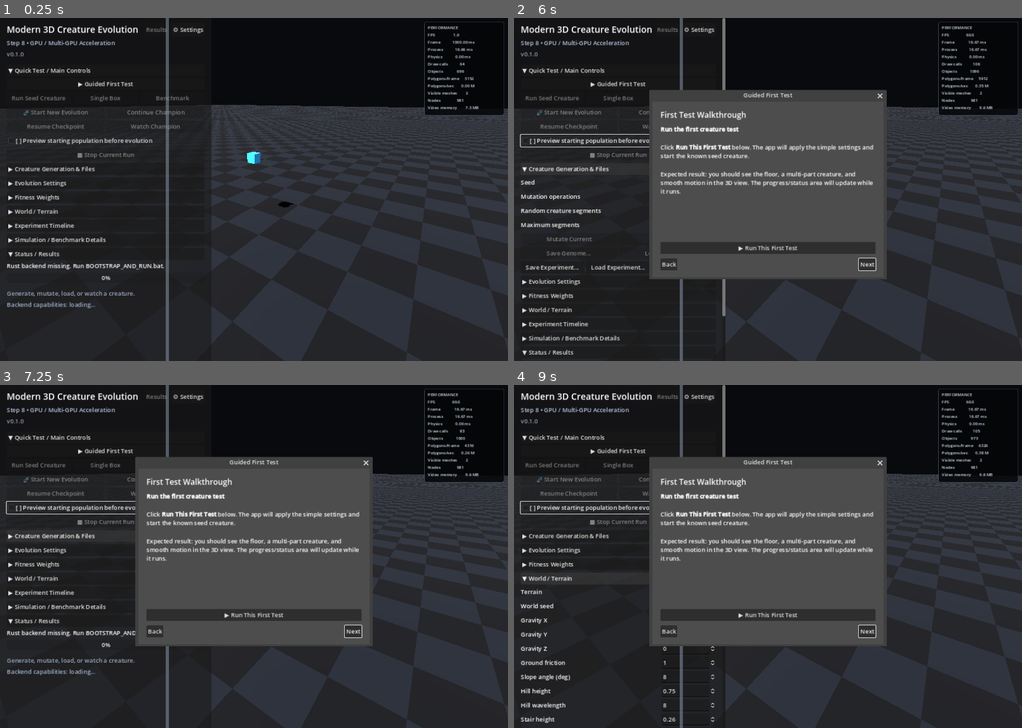
Above: before the commit, frames 1-4 (two rows, left to right).
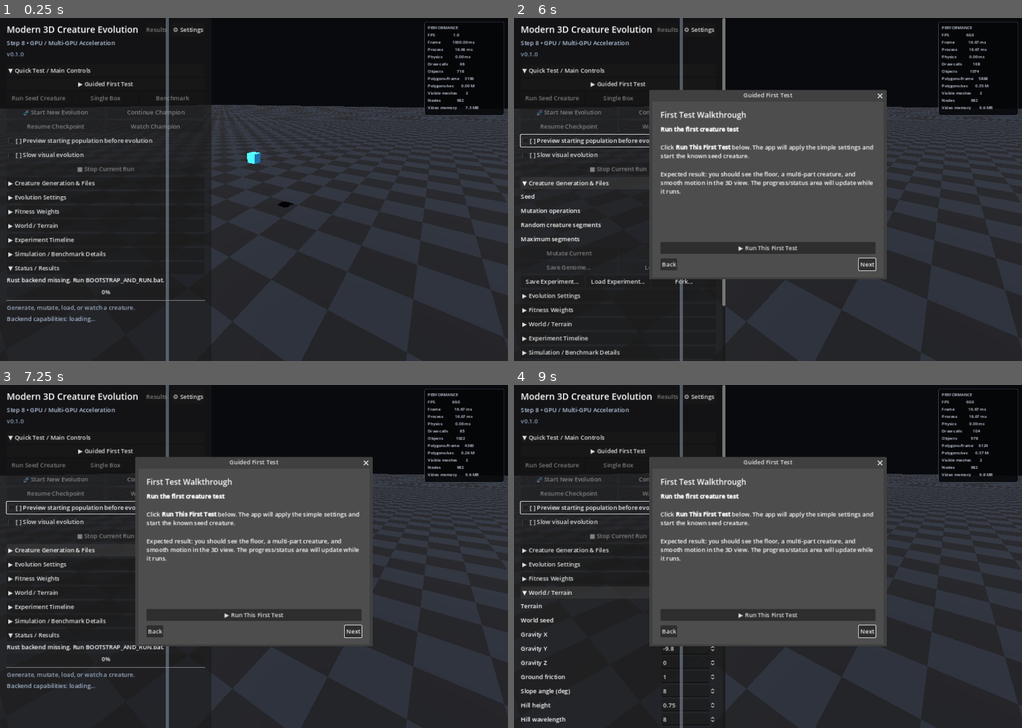
Above: after the commit, the same moments.

Repository: Quest79/Modern-3D-Creature-Evolution
Game: Godot game, scene res://main.tscn
The game is run twice, just before and just after one commit, with the same random seed, the same clock (stepped at 60 frames per second) and the same inputs.
Inputs (mouse positions are in pixels of both pictures, inside the frame that each line leads up to):
- Up to frame 1 (0.25 s): no input
- Up to frame 2 (6 s): click (620, 155) at 0.5 s, where only the run after the commit has a clickable "[ ] Slow visual evolution"; click (620, 155) at 1.25 s, where only the run after the commit has a clickable "[X] Slow visual evolution"; click "▶ Guided First Test" at 2 s; click "Next" at 2.75 s; click "Next" at 3.5 s; click "[ ] Preview starting populati…" at 4.25 s; click "[X] Preview starting populati…" at 5 s; click "▶ Creature Generation & Files" at 5.75 s
- Up to frame 3 (7.25 s): click "▼ Creature Generation & Files" at 6.5 s
- Up to frame 4 (9 s): click "▶ Fitness Weights" at 7.25 s; click "▼ Fitness Weights" at 8 s; click "▶ World / Terrain" at 8.75 s

The runs differ from the first frame. In frame 1, 2.5% of the frame differs, in the area x 1-94%, y 12-89%; in frame 2, 2.1%; in frame 3, 2.4%; in frame 4, 1.4%.

Commit message:
Add slow visual evolution mode to Godot UI

Diff:
--- a/apps/godot/main.gd
+++ b/apps/godot/main.gd
@@ -85,6 +85,7 @@
 var _resume_evolution_button: Button
 var _watch_champion_button: Button
 var _population_preview_check: CheckBox
+var _slow_visual_check: CheckBox
 var _population_preview_continue_button: Button
 var _stop_button: Button
 var _settings_button: Button
@@ -147,9 +148,19 @@
 var _current_mutation_count := 0
 var _has_evolution_champion := false
 var _preview_population_before_evolution := false
+var _slow_visual_mode := false
 var _population_preview_active := false
 var _population_preview_multimesh: MultiMeshInstance3D
 var _population_preview_instance_count := 0
+var _population_preview_offsets: Array = []
+var _population_preview_sizes: Array = []
+var _population_preview_creature_ranges: Array = []
+var _population_visual_frames: Array = []
+var _population_visual_active := false
+var _population_visual_clock := 0.0
+var _population_visual_duration := 0.0
+var _population_visual_generation := 0
+var _population_visual_frame_index := 0
 var _pending_evolution_args := PackedStringArray()
 var _pending_evolution_label := ""
 var _champion_world: Dictionary = {}
@@ -305,6 +316,7 @@
 
 func _process(delta: float) -> void:
     _update_camera_movement(delta)
+    _update_population_visual(delta)
 
     _performance_update_accumulator += delta
     if _performance_update_accumulator >= 0.1:
@@ -765,6 +777,16 @@
     _population_preview_check.toggled.connect(_on_population_preview_toggled)
     quick_section.add_child(_population_preview_check)
 
+    _slow_visual_check = CheckBox.new()
+    _slow_visual_check.button_pressed = _slow_visual_mode
+    _slow_visual_check.text = _slow_visual_checkbox_text(_slow_visual_mode)
+    _slow_visual_check.tooltip_text = (
+        "Show every evaluated generation running together on the population grid "
+        + "for the full simulation duration before evolution continues."
+    )
+    _slow_visual_check.toggled.connect(_on_slow_visual_toggled)
+    quick_section.add_child(_slow_visual_check)
+
     _population_preview_continue_button = Button.new()
     _population_preview_continue_button.text = "▶ Continue Evolution"
     _population_preview_continue_button.tooltip_text = (
@@ -3355,6 +3377,13 @@
             _preview_population_before_evolution
         )
     )
+    _slow_visual_mode = bool(
+        config.get_value(
+            "evolution",
+            "slow_visual_mode",
+            _slow_visual_mode
+        )
+    )
     _trial_aggregation = str(
         config.get_value("evolution", "trial_aggregation", _trial_aggregation)
     )
@@ -3479,6 +3508,7 @@
         "preview_starting_population",
         _preview_population_before_evolution
     )
+    config.set_value("evolution", "slow_visual_mode", _slow_visual_mode)
     config.set_value("evolution", "trial_aggregation", _trial_aggregation)
     config.set_value(
         "evolution",
@@ -4017,6 +4047,12 @@
         "--experiment-name", _experiment_name,
     ])
     args.append_array(_accelerator_cli_args())
+    if _slow_visual_mode:
+        args.append("--slow-visual")
+        args.append_array(PackedStringArray([
+            "--visual-output", _runtime_path("population_visual.json"),
+            "--visual-sample-hz", "10.0",
+        ]))
 
     if continue_current:
         var parent_path := _runtime_path("evolution_parent.json")
@@ -5908,6 +5944,9 @@
         _population_preview_check.text = _population_preview_checkbox_text(
             _preview_population_before_evolution
         )
+    if _slow_visual_check != null:
+        _slow_visual_check.disabled = false
+        _slow_visual_check.text = _slow_visual_checkbox_text(_slow_visual_mode)
     if _population_preview_continue_button != null:
         _population_preview_continue_button.visible = false
     _stop_button.disabled = true
@@ -5952,6 +5991,8 @@
     _watch_champion_button.disabled = disabled or not _has_evolution_champion
     if _population_preview_check != null:
         _population_preview_check.disabled = disabled
+    if _slow_visual_check != null:
+        _slow_visual_check.disabled = disabled
     _save_button.disabled = disabled or _current_genome.is_empty()
     _save_experiment_button.disabled = disabled
     _load_experiment_button.disabled = disabled
@@ -6043,6 +6084,48 @@
             )
             _finish_job_controls()
 
+        "population_visual_ready":
+            var visual_file := str(event.get("visual_file", ""))
+            var visual_data := _load_population_visual_file(visual_file)
+            if visual_data.is_empty():
+                _set_status("Slow visual mode could not load the population trajectory.")
+                return
+
+            var visual_genomes = visual_data.get("genomes", [])
+            var visual_frames = visual_data.get("frames", [])
+            if typeof(visual_genomes) != TYPE_ARRAY or typeof(visual_frames) != TYPE_ARRAY:
+                _set_status("Slow visual mode received an invalid trajectory.")
+                return
+
+            _build_world_from_geometry(event.get("world_geometry", []))
+            _show_population_preview(visual_genomes, -1)
+            _population_visual_frames = visual_frames
+            _population_visual_clock = 0.0
+            _population_visual_duration = float(
+                visual_data.get(
+                    "duration_seconds",
+                    event.get("duration_seconds", _seconds_spin.value)
+                )
+            )
+            _population_visual_generation = int(event.get("generation", 0))
+            _population_visual_frame_index = 0
+            _population_visual_active = not _population_visual_frames.is_empty()
+            if _population_visual_active:
+                _apply_population_visual_frame_pair(
+                    _population_visual_frames[0],
+                    _population_visual_frames[0],
+                    0.0
+                )
+            _set_status(
+                "Slow visual • Generation %d / %d • %s creatures • %.1f s real-time test"
+                % [
+                    _population_visual_generation,
+                    int(event.get("generations", 0)),
+                    str(event.get("population", 0)),
+                    _population_visual_duration,
+                ]
+            )
+
         "evolution_started":
             _build_world_from_geometry(event.get("world_geometry", []))
             _progress_bar.value = 0
@@ -6066,7 +6149,8 @@
             if champion_file != "" and _load_genome_file(champion_file):
                 _current_genome_source = "generation %d champion" % generation
                 _probe_mesh.visible = false
-                _build_creature_from_genome(_current_genome)
+                if not _slow_visual_mode:
+                    _build_creature_from_genome(_current_genome)
 
             var best_metrics: Dictionary = event.get("best_metrics", {})
             var effective_world_value = event.get("effective_world", {})
@@ -6132,6 +6216,8 @@
             )
 
         "evolution_complete":
+            _reset_population_visual()
+            _clear_population_preview()
             var completed_checkpoint := _evolution_checkpoint_path()
             if FileAccess.file_exists(completed_checkpoint):
                 DirAccess.remove_absolute(completed_checkpoint)
@@ -6213,6 +6299,8 @@
             _finish_job_controls()
 
         "evolution_error":
+            _reset_population_visual()
+            _clear_population_preview()
             _progress_bar.value = 0
             _set_status("Evolution error: %s" % str(event.get("message", "unknown error")))
             _metrics.text = (
@@ -6573,6 +6661,17 @@
     _save_settings()
 
 
+func _slow_visual_checkbox_text(enabled: bool) -> String:
+    return "[X] Slow visual evolution" if enabled else "[ ] Slow visual evolution"
+
+
+func _on_slow_visual_toggled(enabled: bool) -> void:
+    _slow_visual_mode = enabled
+    if _slow_visual_check != null:
+        _slow_visual_check.text = _slow_visual_checkbox_text(enabled)
+    _save_settings()
+
+
 func _on_population_preview_continue_pressed() -> void:
     if not _population_preview_active or _pending_evolution_args.is_empty():
         return
@@ -6652,6 +6751,9 @@
 
     var spacing := maxf(3.0, maximum_span * 2.2 + 1.0)
     var rows := int(ceil(float(genomes.size()) / float(columns)))
+    _population_preview_offsets.clear()
+    _population_preview_sizes.clear()
+    _population_preview_creature_ranges.clear()
 
     var preview_mesh := BoxMesh.new()
     preview_mesh.size = Vector3.ONE
@@ -6686,6 +6788,8 @@
             0.0,
             (float(row) - float(rows - 1) * 0.5) * spacing
         )
+        _population_preview_offsets.append(offset)
+        var creature_start_index := instance_index
 
         for segment_value in genome.get("segments", []):
             if typeof(segment_value) != TYPE_DICTIONARY:
@@ -6707,6 +6811,7 @@
                 float(initial[1]),
                 float(initial[2])
             )
+            _population_preview_sizes.append(size)
 
             multimesh.set_instance_transform(
                 instance_index,
@@ -6721,6 +6826,10 @@
             multimesh.set_instance_color(instance_index, color)
             instance_index += 1
 
+        _population_preview_creature_ranges.append(
+            [creature_start_index, instance_index]
+        )
+
     if instance_index < total_segments:
         multimesh.visible_instance_count = instance_index
 
@@ -6732,6 +6841,164 @@
         _population_preview_multimesh.queue_free()
     _population_preview_multimesh = null
     _population_preview_instance_count = 0
+    _population_preview_offsets.clear()
+    _population_preview_sizes.clear()
+    _population_preview_creature_ranges.clear()
+
+
+
+func _load_population_visual_file(path: String) -> Dictionary:
+    if path.is_empty() or not FileAccess.file_exists(path):
+        return {}
+    var file := FileAccess.open(path, FileAccess.READ)
+    if file == null:
+        return {}
+    var parsed = JSON.parse_string(file.get_as_text())
+    file.close()
+    return parsed if typeof(parsed) == TYPE_DICTIONARY else {}
+
+
+func _reset_population_visual() -> void:
+    _population_visual_frames.clear()
+    _population_visual_active = false
+    _population_visual_clock = 0.0
+    _population_visual_duration = 0.0
+    _population_visual_generation = 0
+    _population_visual_frame_index = 0
+
+
+func _update_population_visual(delta: float) -> void:
+    if not _population_visual_active or _population_visual_frames.is_empty():
+        return
+    if not is_instance_valid(_population_preview_multimesh):
+        _reset_population_visual()
+        return
+
+    _population_visual_clock = minf(
+        _population_visual_clock + delta,
+        _population_visual_duration
+    )
+
+    while _population_visual_frame_index + 1 < _population_visual_frames.size():
+        var next_value = _population_visual_frames[_population_visual_frame_index + 1]
+        if typeof(next_value) != TYPE_DICTIONARY:
+            _population_visual_frame_index += 1
+            continue
+        if float(next_value.get("t", 0.0)) > _population_visual_clock:
+            break
+        _population_visual_frame_index += 1
+
+    var first_index := mini(
+        _population_visual_frame_index,
+        _population_visual_frames.size() - 1
+    )
+    var second_index := mini(first_index + 1, _population_visual_frames.size() - 1)
+    var first_value = _population_visual_frames[first_index]
+    var second_value = _population_visual_frames[second_index]
+    if typeof(first_value) != TYPE_DICTIONARY or typeof(second_value) != TYPE_DICTIONARY:
+        return
+
+    var first: Dictionary = first_value
+    var second: Dictionary = second_value
+    var first_time := float(first.get("t", 0.0))
+    var second_time := float(second.get("t", first_time))
+    var weight := 0.0
+    if second_time > first_time:
+        weight = clampf(
+            (_population_visual_clock - first_time) / (second_time - first_time),
+            0.0,
+            1.0
+        )
+
+    _apply_population_visual_frame_pair(first, second, weight)
+
+    if _population_visual_clock >= _population_visual_duration:
+        _population_visual_active = false
+
+
+func _apply_population_visual_frame_pair(
+    first: Dictionary,
+    second: Dictionary,
+    weight: float
+) -> void:
+    if not is_instance_valid(_population_preview_multimesh):
+        return
+
+    var first_creatures = first.get("creatures", [])
+    var second_creatures = second.get("creatures", [])
+    if typeof(first_creatures) != TYPE_ARRAY or typeof(second_creatures) != TYPE_ARRAY:
+        return
+
+    var multimesh := _population_preview_multimesh.multimesh
+    var creature_count := mini(
+        mini(first_creatures.size(), second_creatures.size()),
+        _population_preview_offsets.size()
+    )
+
+    for creature_index in range(creature_count):
+        var first_bodies = first_creatures[creature_index]
+        var second_bodies = second_creatures[creature_index]
+        if typeof(first_bodies) != TYPE_ARRAY or typeof(second_bodies) != TYPE_ARRAY:
+            continue
+        if creature_index >= _population_preview_creature_ranges.size():
+            continue
+
+        var creature_range: Array = _population_preview_creature_ranges[creature_index]
+        if creature_range.size() < 2:
+            continue
+        var start_index := int(creature_range[0])
+        var end_index := int(creature_range[1])
+        var body_count := mini(
+            mini(first_bodies.size(), second_bodies.size()),
+            end_index - start_index
+        )
+        var offset: Vector3 = _population_preview_offsets[creature_index]
+
+        for body_index in range(body_count):
+            var first_body = first_bodies[body_index]
+            var second_body = second_bodies[body_index]
+            if (
+                typeof(first_body) != TYPE_ARRAY
+                or typeof(second_body) != TYPE_ARRAY
+                or first_body.size() < 7
+                or second_body.size() < 7
+            ):
+                continue
+
+            var first_position := Vector3(
+                float(first_body[0]),
+                float(first_body[1]),
+                float(first_body[2])
+            )
+            var second_position := Vector3(
+                float(second_body[0]),
+                float(second_body[1]),
+                float(second_body[2])
+            )
+            var position := offset + first_position.lerp(second_position, weight)
+
+            var first_rotation := Quaternion(
+                float(first_body[3]),
+                float(first_body[4]),
+                float(first_body[5]),
+                float(first_body[6])
+            ).normalized()
+            var second_rotation := Quaternion(
+                float(second_body[3]),
+                float(second_body[4]),
+                float(second_body[5]),
+                float(second_body[6])
+            ).normalized()
+            var rotation := first_rotation.slerp(second_rotation, weight).normalized()
+
+            var instance_index := start_index + body_index
+            if instance_index >= _population_preview_sizes.size():
+                continue
+            var size: Vector3 = _population_preview_sizes[instance_index]
+            multimesh.set_instance_transform(
+                instance_index,
+                Transform3D(Basis(rotation).scaled(size), position)
+            )
 
 
 func _build_creature_from_genome(genome_value) -> void:
